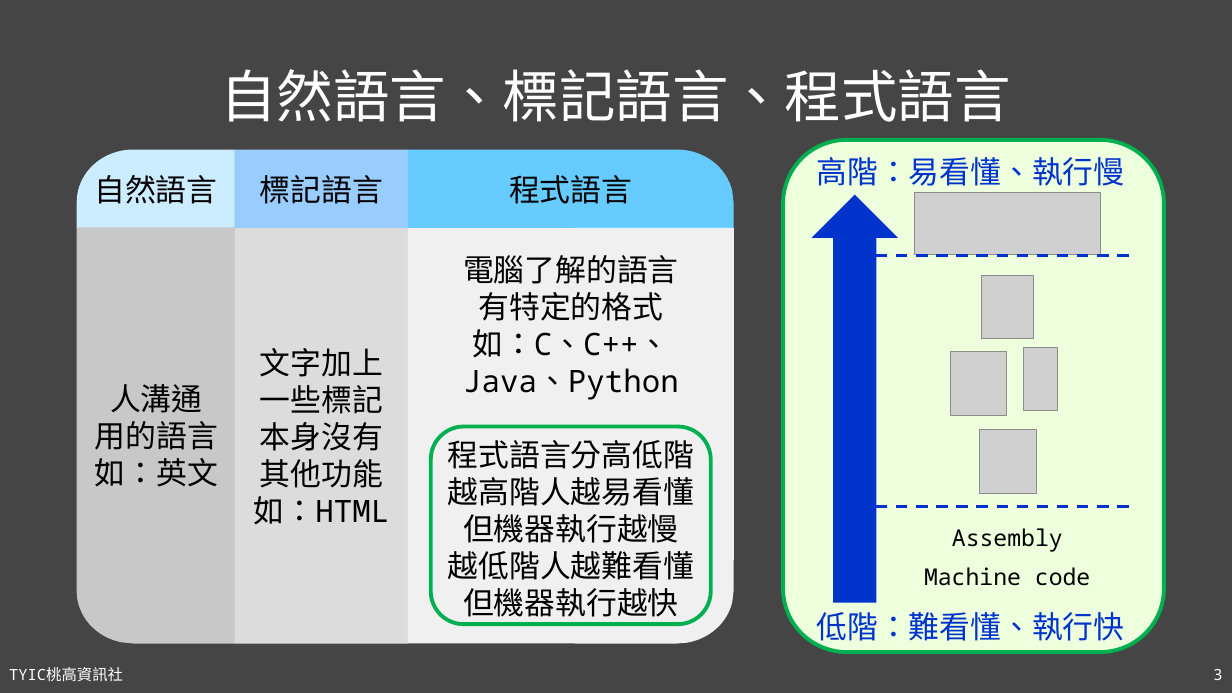
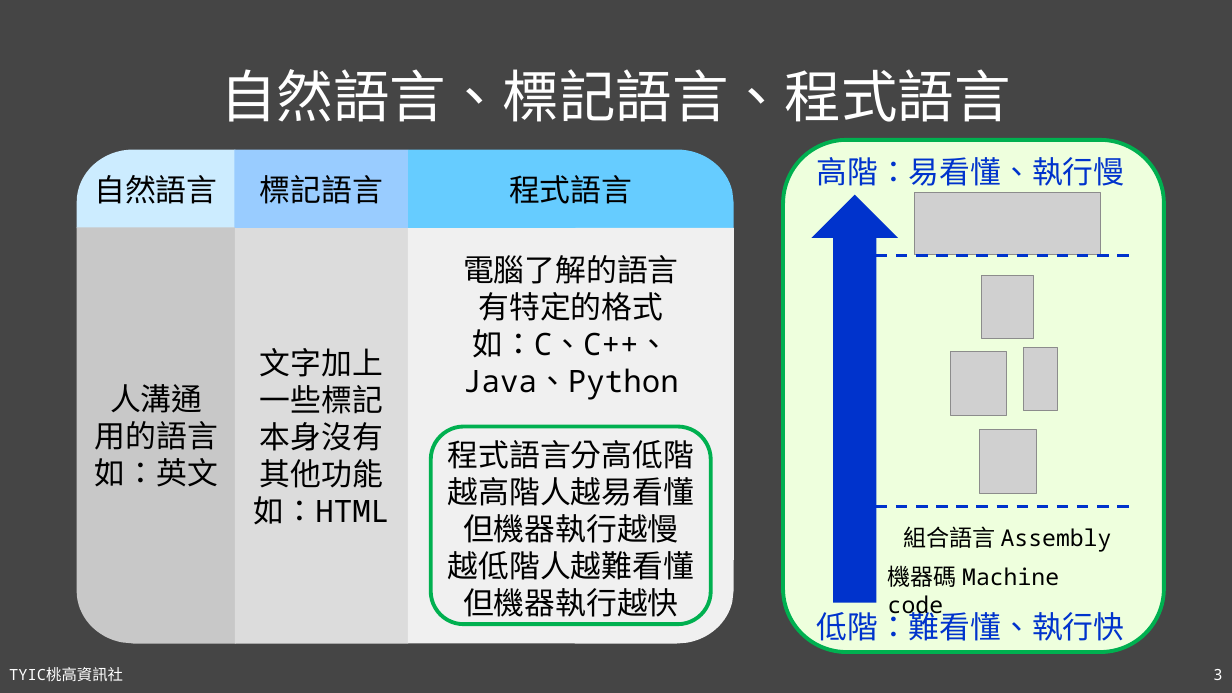
Before and after one commit to TYSHIC/slides, a slide deck: slide 3 of powerpoint/02_程式語言簡介.pptx. Drawn at 1232x693 pixels with LibreOffice and Linux fonts; fonts in the diff are those of the drawing; grey boxes stand for pictures. Boxes give left, top, right and bottom in pixels: in the first picture for what was removed or moved away, otherwise in the second. Text is boxed around its words. In the diff, an @@ line names an element or a change of style, - is before the commit and + after.

```diff
--- a/powerpoint/02_程式語言簡介.pptx
+++ b/powerpoint/02_程式語言簡介.pptx
@@ text at (903,526,1112,551): text changed @@
-Assembly
+組合語言 Assembly
@@ text at (888,565,1059,619): text changed @@
-Machine code
+機器碼 Machine code
```
Also in this commit, not shown: 1 other slide changed, 4 other files.
